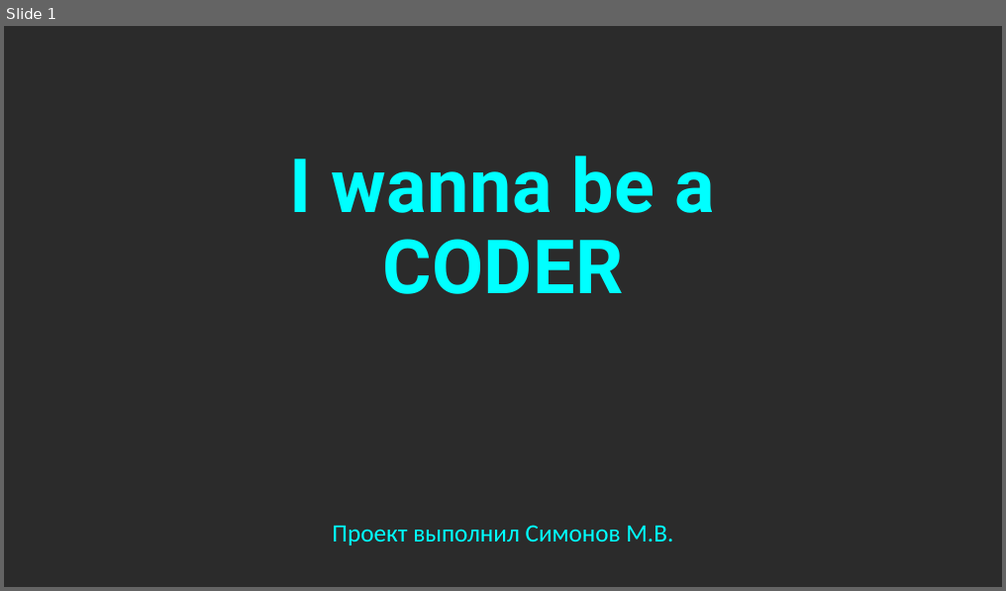
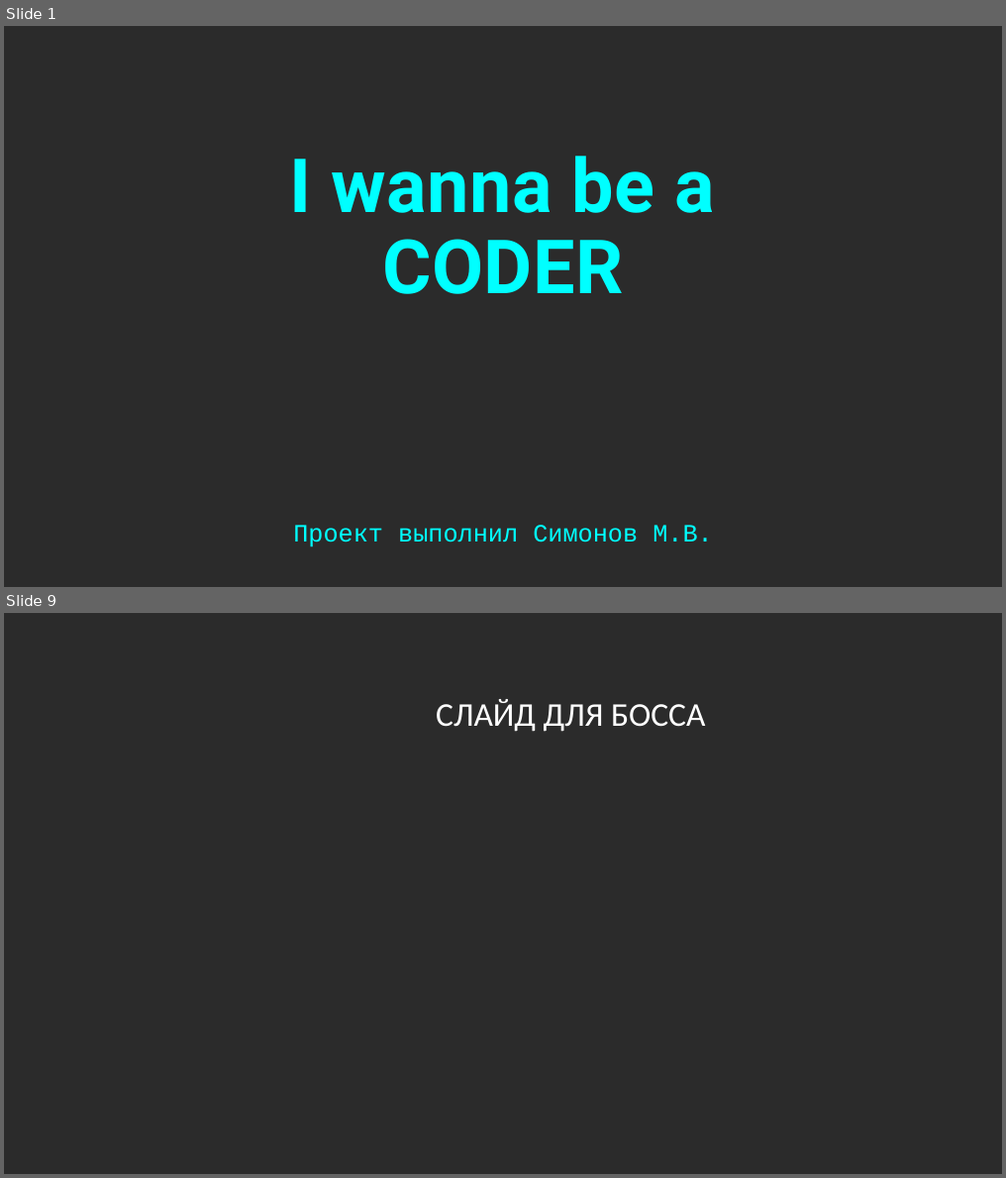
Before and after one commit to UuAcC/I_Wanna_Be_A_Coder, a slide deck: ПРЕЗЕНТАЦИЯ.pptx. Shown one above the other, each under a label of ours: slide 1 before the commit, slides 1 and 9 after it; the slides between them are not shown. The pictures are 1006x591 and 1006x1178 pixels, drawn with LibreOffice and Linux fonts; fonts in the diff are those of the drawing; background and template pictures are left out; a plain dark background stands for a picture behind light text. Boxes give left, top, right and bottom in pixels: in the first picture for what was removed or moved away, otherwise in the second. Text is boxed around its words. In the diff, an @@ line names an element or a change of style, - is before the commit and + after.

Commit message:
Presentation and another font
MINOR

```diff
--- a/ПРЕЗЕНТАЦИЯ.pptx
+++ b/ПРЕЗЕНТАЦИЯ.pptx
@@ slide 9 added at bbox=[4, 613, 1002, 1174], background picture (left out) @@
@@ text added at bbox=[436, 699, 705, 732], 32 pt, text #FFFFFF @@
+СЛАЙД ДЛЯ БОССА
@@ slide 1 changed as well @@
@@ subtitle "Проект выполнил Симонов М.В." at bbox=[293, 525, 713, 548]: font Calibri to Courier New @@
```
Also in this commit, not shown: 9 other slides added, 1 slide removed, 3 other files.
